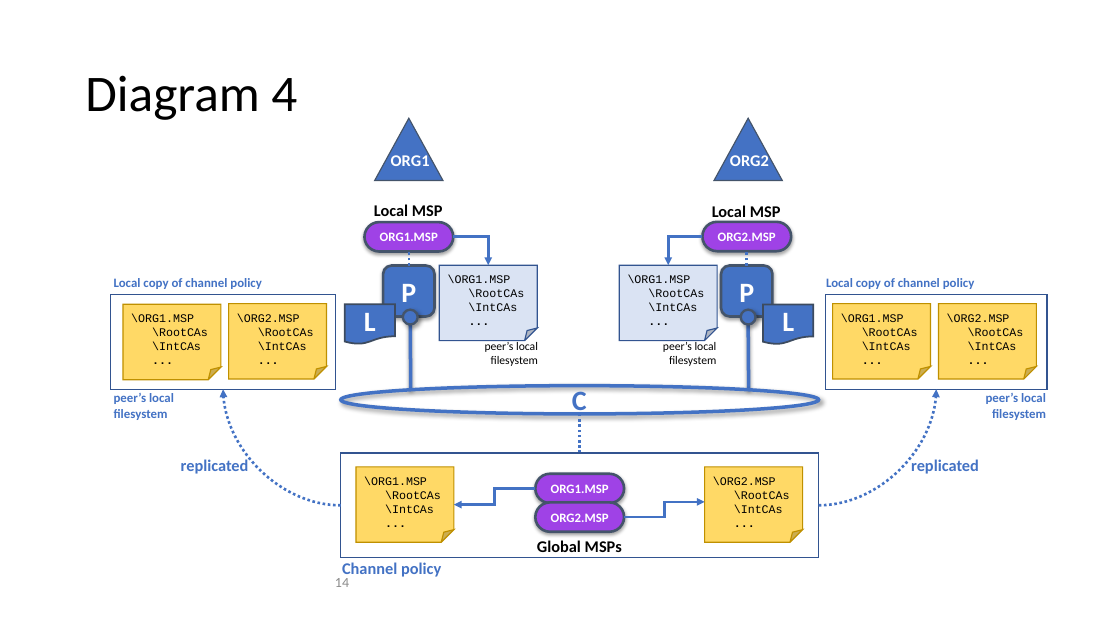
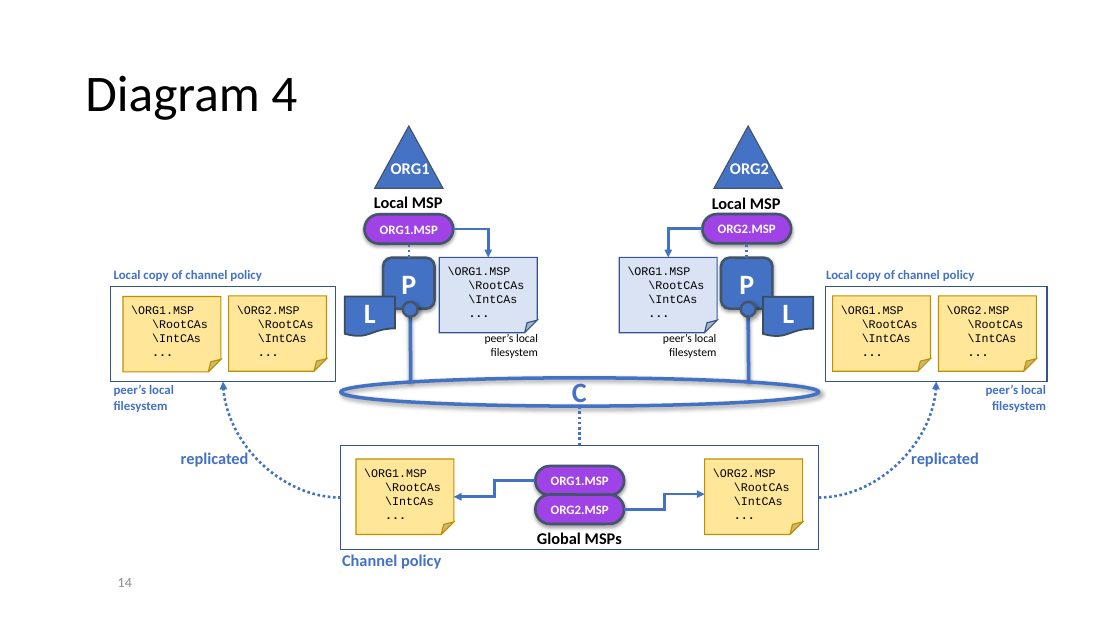
Before and after one commit to FabricTOC/FabricTOC, a slide deck: slide 14 of docs/OtherSourceMaterial/Diagrams.pptx. Drawn at 1120x630 pixels with LibreOffice and Linux fonts; fonts in the diff are those of the drawing. Boxes give left, top, right and bottom in pixels: in the first picture for what was removed or moved away, otherwise in the second. Text is boxed around its words. In the diff, an @@ line names an element or a change of style, - is before the commit and + after.

```diff
--- a/docs/OtherSourceMaterial/Diagrams.pptx
+++ b/docs/OtherSourceMaterial/Diagrams.pptx
@@ 2 texts, 2 triangles: place and size @@
-2 texts, 2 triangles at [375, 118, 782, 181]
+2 texts, 2 triangles at [375, 126, 782, 188]
@@ 4 lines, 3 folded corners, 2 texts, 2 flow chart documents, 2 rectangles, 1 rounded rectangle, 1 elbow arrow: place and size @@
-4 lines, 3 folded corners, 2 texts, 2 flow chart documents, 2 rectangles, 1 rounded rectangle, 1 elbow arrow at [111, 251, 1048, 543]
+4 lines, 3 folded corners, 2 texts, 2 flow chart documents, 2 rectangles, 1 rounded rectangle, 1 elbow arrow at [111, 244, 1048, 535]
@@ 19 texts, 5 rounded rectangles, 5 folded corners, 3 ellipses, 3 elbow arrows, 2 curved arrows, 1 rectangle, 1 line: place and size @@
-19 texts, 5 rounded rectangles, 5 folded corners, 3 ellipses, 3 elbow arrows, 2 curved arrows, 1 rectangle, 1 line at [114, 204, 1046, 579]
+19 texts, 5 rounded rectangles, 5 folded corners, 3 ellipses, 3 elbow arrows, 2 curved arrows, 1 rectangle, 1 line at [114, 196, 1046, 569]
@@ fill #FFD966 to #FFE699 in 6 elements at [356, 460, 455, 535], [705, 460, 803, 535], [123, 297, 221, 372], [229, 296, 327, 371], [833, 296, 931, 371], [939, 296, 1037, 371] @@
@@ page number: place and size @@
-page number at [335, 578, 349, 587]
+page number at [118, 578, 132, 587]
```
Also in this commit, not shown: 3 other slides changed, 1 other file.
